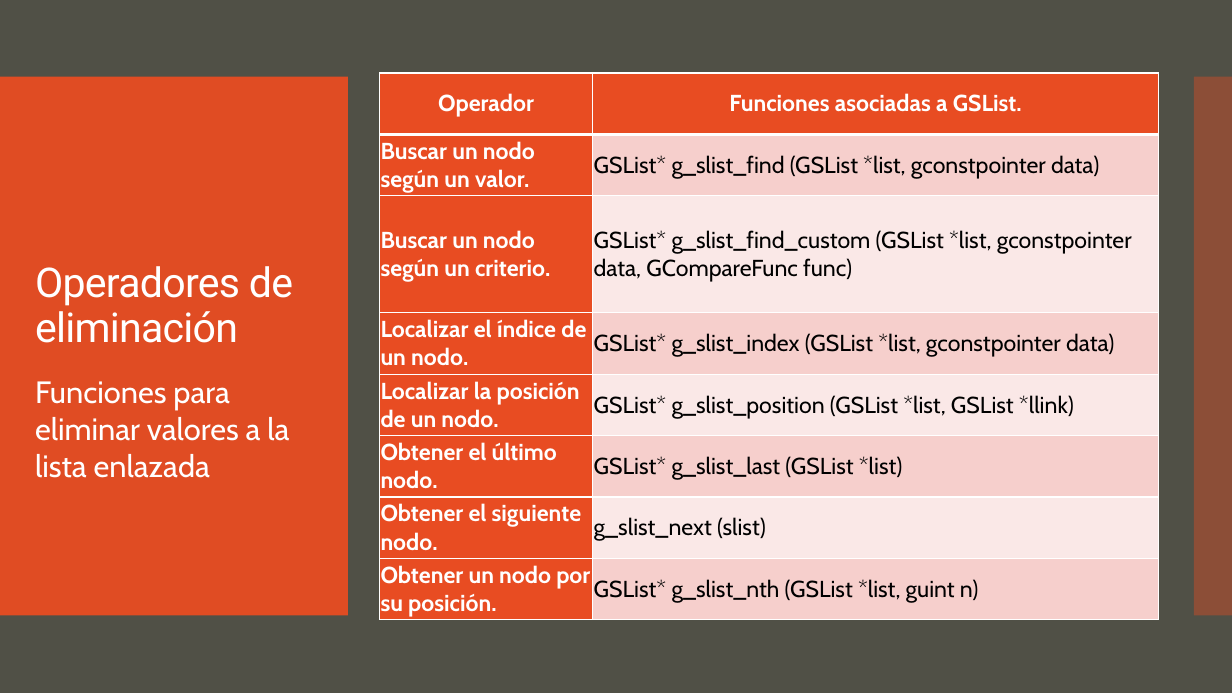
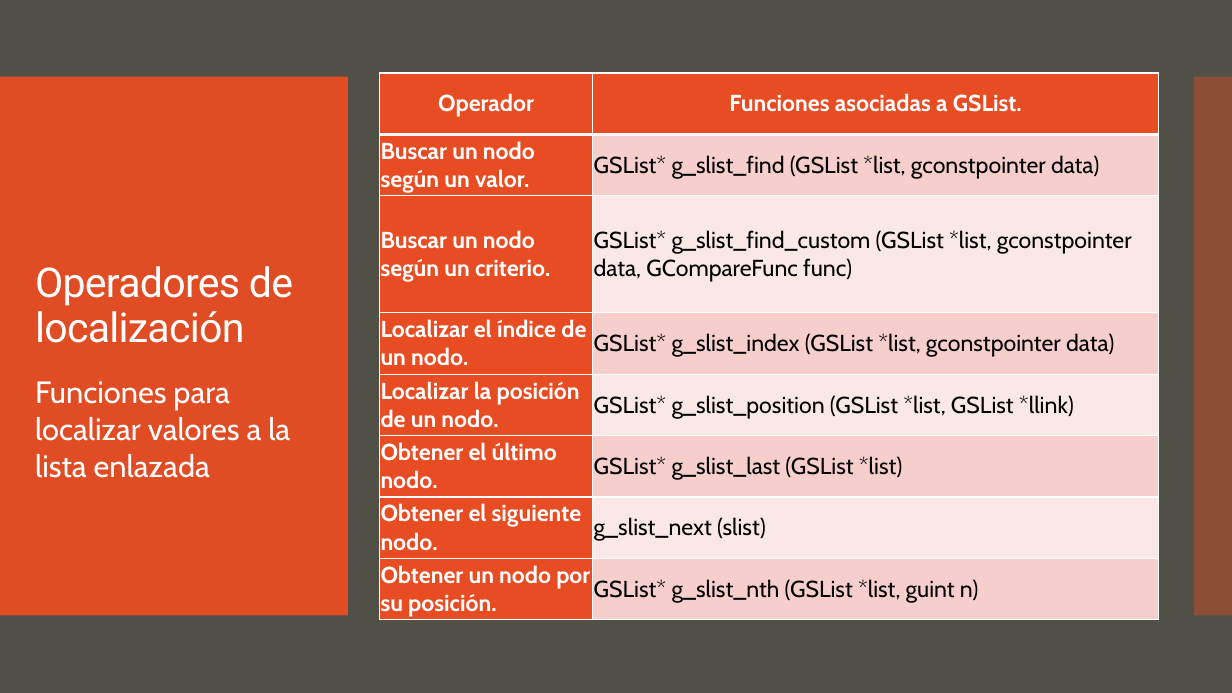
Before and after one commit to AdrienV17/Estructura-de-Datos, a slide deck: slide 12 of Charla/Listas Enlazadas.pptx. Drawn at 1232x693 pixels with LibreOffice and Linux fonts; fonts in the diff are those of the drawing. Boxes give left, top, right and bottom in pixels: in the first picture for what was removed or moved away, otherwise in the second. Text is boxed around its words. In the diff, an @@ line names an element or a change of style, - is before the commit and + after.

```diff
--- a/Charla/Listas Enlazadas.pptx
+++ b/Charla/Listas Enlazadas.pptx
@@ title at box(35, 266, 293, 343): text changed @@
-Operadores de eliminación
+Operadores de localización
@@ text at box(35, 381, 290, 478): text changed @@
-Funciones para eliminar valores a la lista enlazada
+Funciones para localizar valores a la lista enlazada
```
Also in this commit, not shown: 1 other slide changed, 7 other files.
